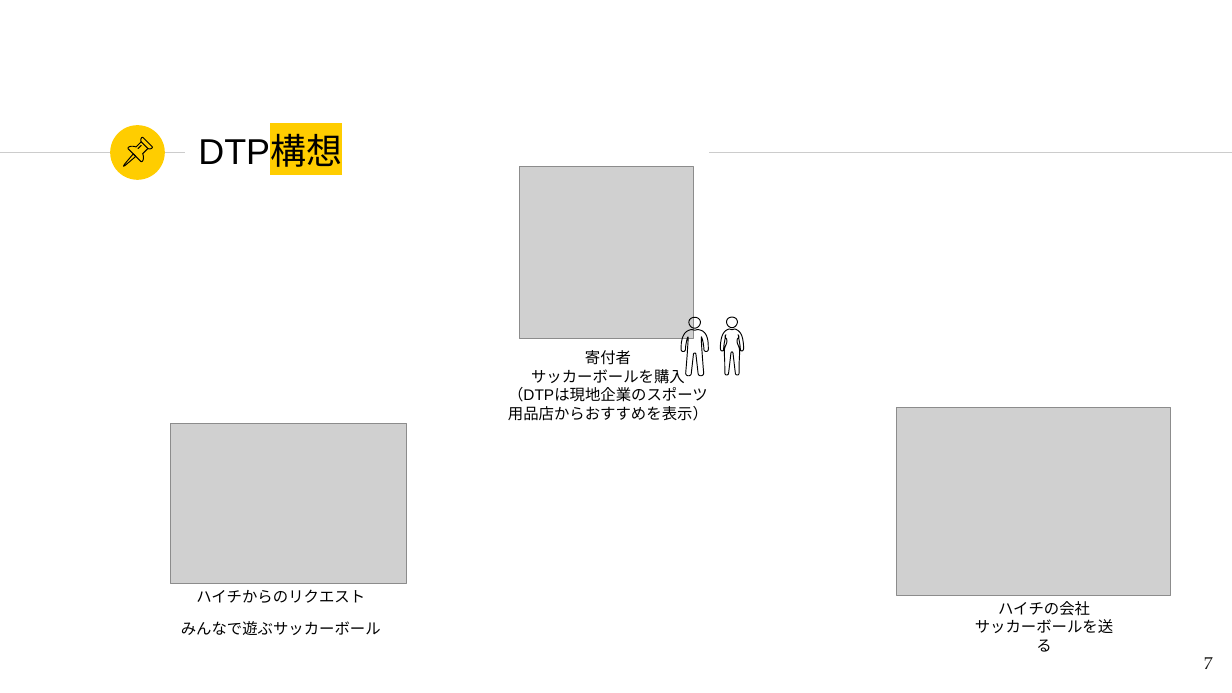
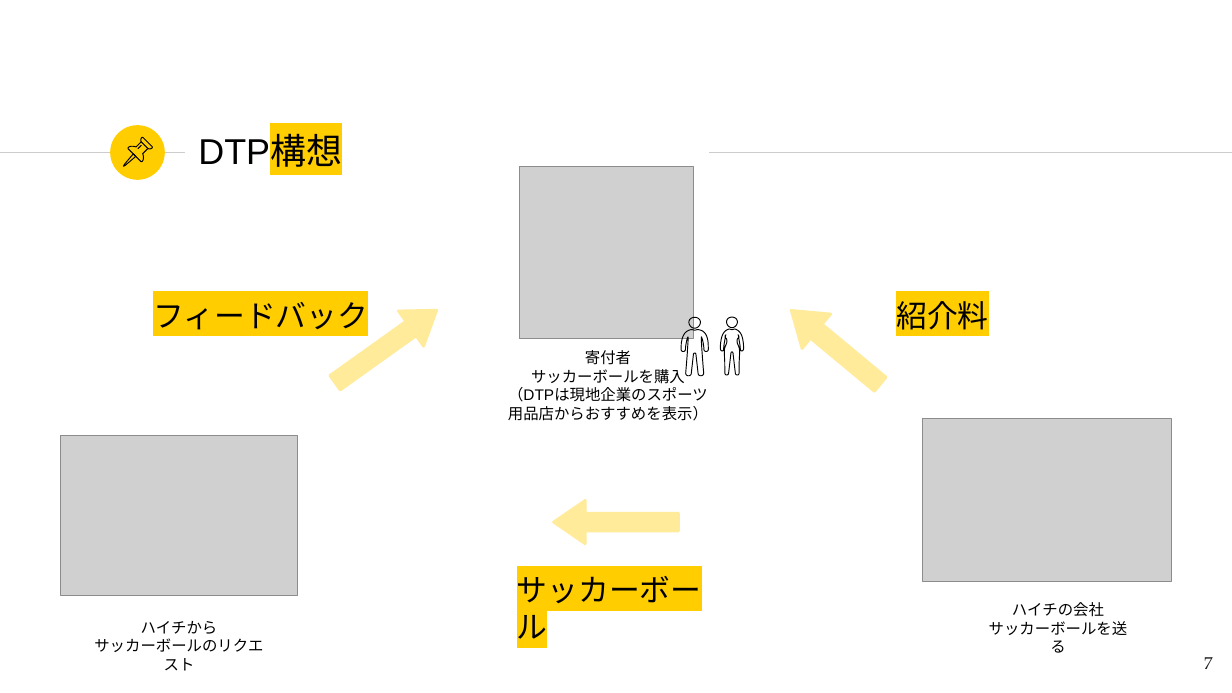
Before and after one commit to onomiyu/doyolab, a slide deck: slide 7 of Donation to person.pptx. Drawn at 1232x693 pixels with LibreOffice and Linux fonts; fonts in the diff are those of the drawing; grey boxes stand for pictures. Boxes give left, top, right and bottom in pixels: in the first picture for what was removed or moved away, otherwise in the second. Text is boxed around its words. In the diff, an @@ line names an element or a change of style, - is before the commit and + after.

```diff
--- a/Donation to person.pptx
+++ b/Donation to person.pptx
@@ down arrow added at [322, 292, 449, 400], fill #FFEB99, outline #FFEB99 2 pt @@
@@ down arrow added at [777, 293, 895, 401], fill #FFEB99, outline #FFEB99 2 pt @@
@@ text added at [153, 302, 368, 330], 24 pt, text #000000 @@
+フィードバック
@@ text added at [896, 301, 988, 330], 24 pt, text #000000 @@
+紹介料
@@ picture: place and size @@
-picture at [897, 408, 1171, 596]
+picture at [922, 419, 1172, 581]
@@ picture: place and size @@
-picture at [170, 423, 407, 583]
+picture at [61, 436, 298, 596]
@@ down arrow added at [554, 500, 678, 543], fill #FFEB99, outline #FFEB99 2 pt @@
@@ text added at [517, 576, 702, 647], 24 pt, text #000000 @@
+サッカーボール
@@ text "ハイチの会社": place and size @@
-text "ハイチの会社" at [975, 601, 1113, 652]
+text "ハイチの会社" at [989, 602, 1127, 653]
@@ text at [94, 621, 263, 671]: text changed @@
-ハイチからのリクエスト
-みんなで遊ぶサッカーボール
+ハイチから
+サッカーボールのリクエスト
```
Also in this commit, not shown: 1 other slide changed, 1 slide added, 2 other files.
